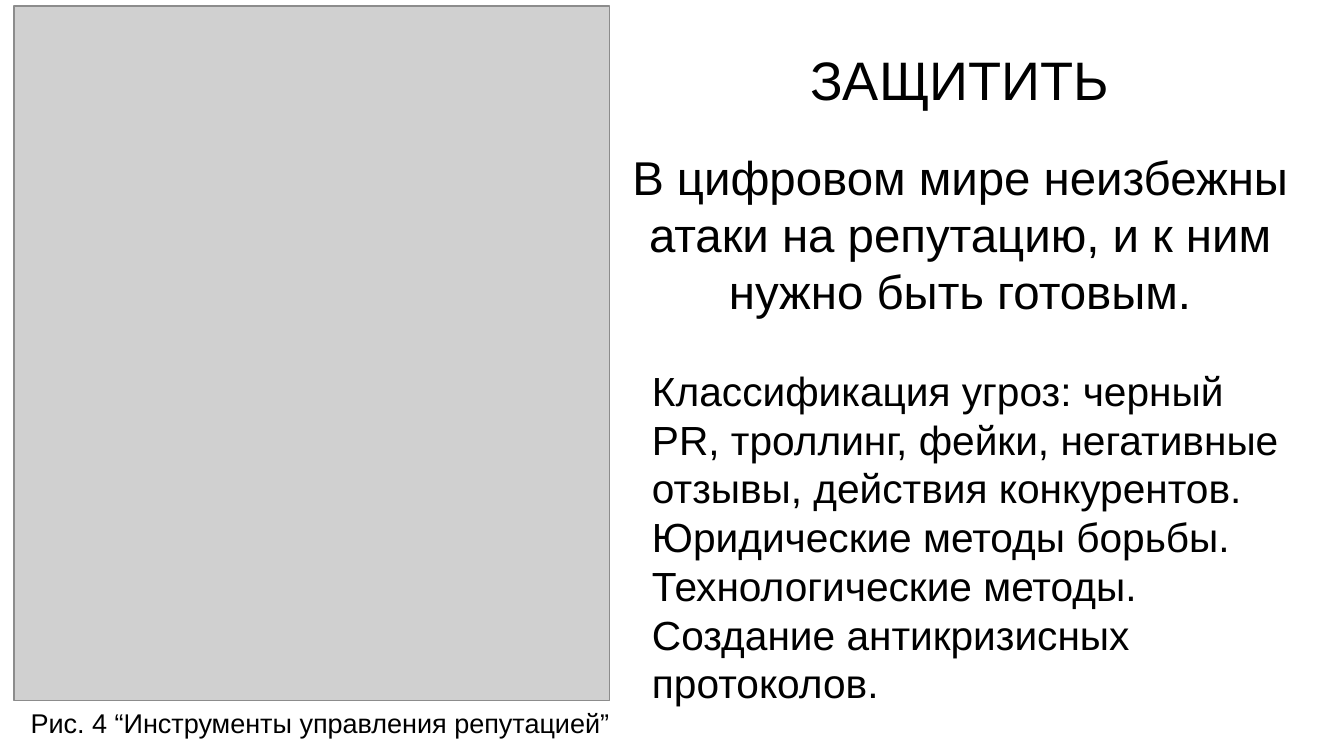
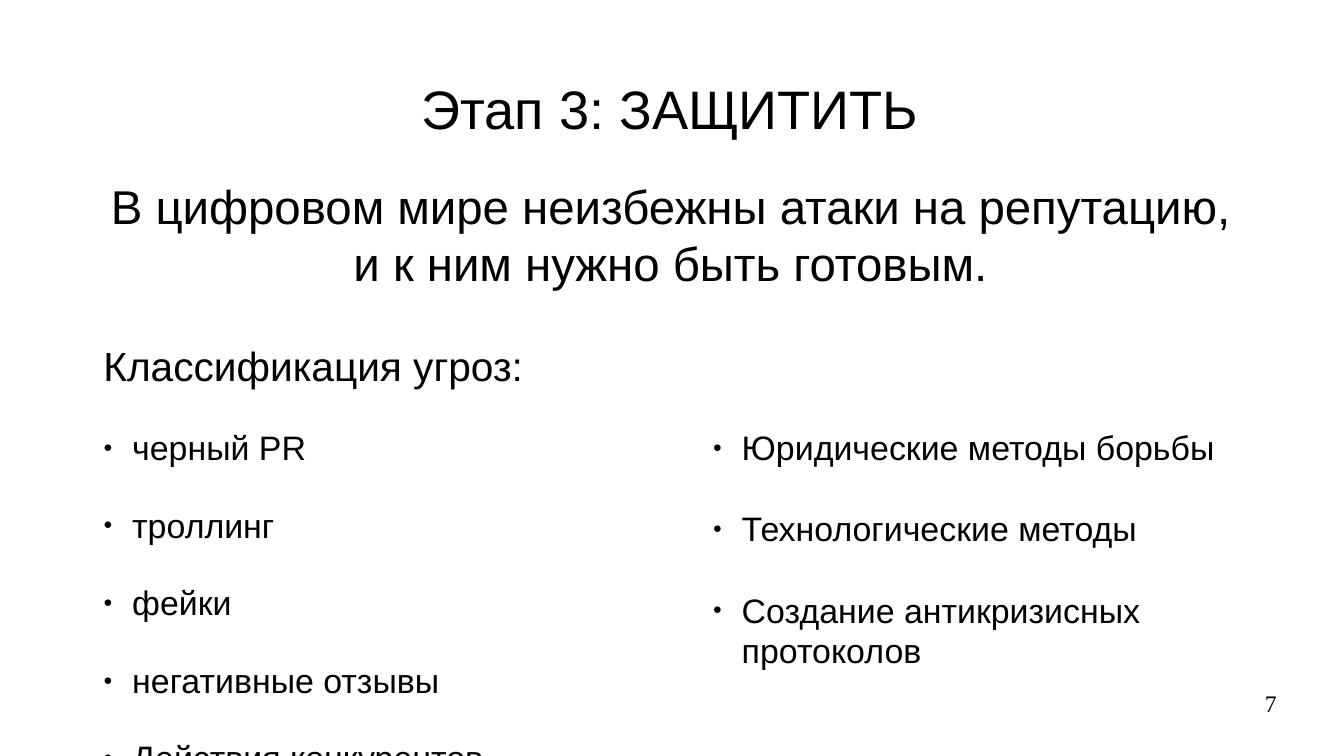
Before and after one commit to NietzschePoseidon/digital-fundamentals, a slide deck: slide 7 of documents/OCTpres1.odp (slide 8 before the commit). Drawn at 1344x756 pixels with LibreOffice and Linux fonts; fonts in the diff are those of the drawing; grey boxes stand for pictures. Boxes give left, top, right and bottom in pixels: in the first picture for what was removed or moved away, otherwise in the second. Text is boxed around its words. In the diff, an @@ line names an element or a change of style, - is before the commit and + after.

```diff
--- a/documents/OCTpres1.odp
+++ b/documents/OCTpres1.odp
@@ picture removed at (x1=13, y1=6, x2=610, y2=701) @@
@@ text "Этап 3: ЗАЩИТИТЬ" moved from (x1=632, y1=62, x2=1288, y2=319) to (x1=111, y1=91, x2=1231, y2=290) @@
@@ text at (x1=422, y1=91, x2=918, y2=138): text changed @@
-ЗАЩИТИТЬ
+Этап 3: ЗАЩИТИТЬ
@@ text added at (x1=103, y1=351, x2=523, y2=389), 24 pt, text #000000 @@
+Классификация угроз:
@@ text added at (x1=132, y1=435, x2=439, y2=694), 20 pt, text #000000 @@
+● черный PR
+● троллинг
+● фейки
+● негативные отзывы
+● Действия конкурентов
@@ text at (x1=742, y1=435, x2=1215, y2=670): text changed; size 24 to 20 pt @@
-Классификация угроз: черный PR, троллинг, фейки, негативные отзывы, действия конкурентов. Юридические методы борьбы. Технологические методы. Создание антикризисных протоколов.
+● Юридические методы борьбы
+● Технологические методы
+● Создание антикризисных протоколов
@@ text removed at (x1=31, y1=713, x2=609, y2=738) @@
-Рис. 4 “Инструменты управления репутацией”
@@ page number added at (x1=1265, y1=696, x2=1277, y2=712), 14 pt, text #000000 @@
+7
```
Also in this commit, not shown: 9 other slides changed, 1 slide added, 2 slides removed.
